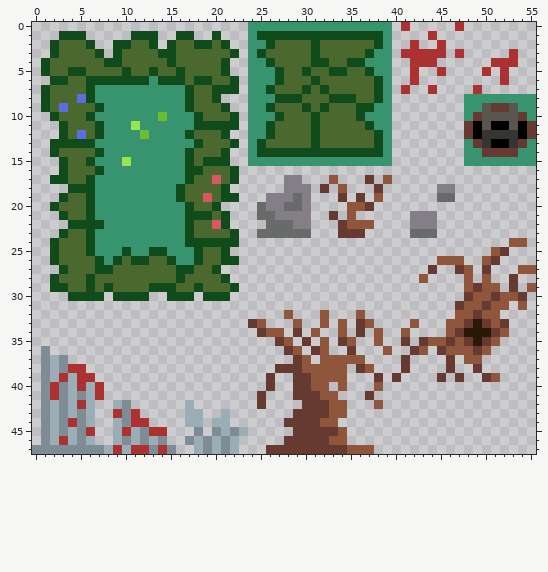
File history of a pixel-art sprite, Assets/Sprites/limbo_tilemap.png. The picture above was drawn from the file before the commit.
The file is 56x48 pixels.
New version:
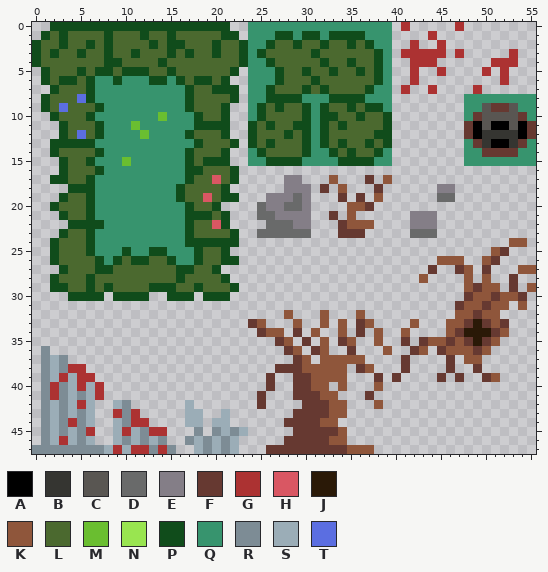
Palette (. is transparent): A #000000  B #353531  C #595652  D #696a6a  E #847e87  F #663931  G #ac3232  H #d95763  J #2a1907  K #8f563b  L #4b692f  M #6abe30  N #99e550  P #104c1b  Q #37946e  R #7d8c95  S #9badb7  T #5b6ee1
Author's note on the commit: Add check cases for full tiles in the tilemap painter
Edits made:
Colour L is added in row 1 at x 2, 6 to 7, 9 to 10, 14 and 18 to 19; in row 2 at x 1, 7, 14 and 22; in row 3 at x 1; in row 4 at x 22; in row 8 at x 21.
Colour L replaces colour P in row 1 at x 4 to 5, 11, 13, 16 to 17 and 20; in row 2 at x 2, 9 to 10, 18 to 19, 21 and 31; in row 3 at x 7, 9, 14, 22 and 37; in row 4 at x 1, 15, 21, 31 and 36; in row 5 at x 4, 13, 16, 21, 34 and 37; in row 6 at x 2.
Colour L replaces colour P in row 8 at x 20; in row 9 at x 26 and 36; in row 10 at x 27; in row 11 at x 37; in row 12 at x 26; in row 13 at x 25 and 38.
Colour L replaces colour P in row 14 at x 26 to 29, 34 and 36 to 37.
Colour L replaces colour Q in row 4 at x 37; in row 10 at x 26 and 37 to 38; in row 11 at x 25 and 38; in row 12 at x 25.
Colour M replaces colour N in row 11 at x 11; in row 15 at x 10.
Colour P is added in row 0 at x 2 to 21; in row 1 at x 1, 8, 15 and 21 to 22; in rows 2 to 3 at x 0, 8 and 23; in row 4 at x 0 and 23; in row 5 at x 22; in row 6 at x 1.
Colour P is added in row 8 at x 22.
Colour P replaces colour L in row 2 at x 3, 16, 20, 29, 32, 35 and 37; in row 3 at x 5, 11, 17 and 20; in row 4 at x 14; in row 5 at x 7 to 8, 11 to 12, 15 and 36; in row 6 at x 4 and 21; in row 7 at x 2 and 37.
Colour P replaces colour L in row 8 at x 36; in row 9 at x 27 and 35; in row 10 at x 21, 30 and 32 to 33; in row 11 at x 29 to 30, 32 and 34; in row 12 at x 28, 30 and 32; in row 13 at x 26, 30, 32, 34 and 37.
Colour P replaces colour Q in rows 3 to 5 at x 38; in row 6 at x 13; in row 8 at x 26; in row 9 at x 25 and 38; in row 10 at x 25 and 39; in rows 11 to 13 at x 24 and 39.
Colour P replaces colour Q in row 15 at x 26 to 29 and 34 to 37.
Colour Q replaces colour L in row 8 at x 30 to 32 and 37; in row 9 at x 31.
Colour Q replaces colour P in row 1 at x 25 to 26, 29, 32 and 37 to 38; in row 2 at x 38; in row 6 at x 7 to 8, 10 to 12 and 15; in rows 7 to 8 at x 38; in rows 10 to 13 at x 31; in row 14 at x 31 to 32.
Colour P is removed in row 6 at x 22; in row 7 at x 1; in rows 10 to 11 at x 22.
